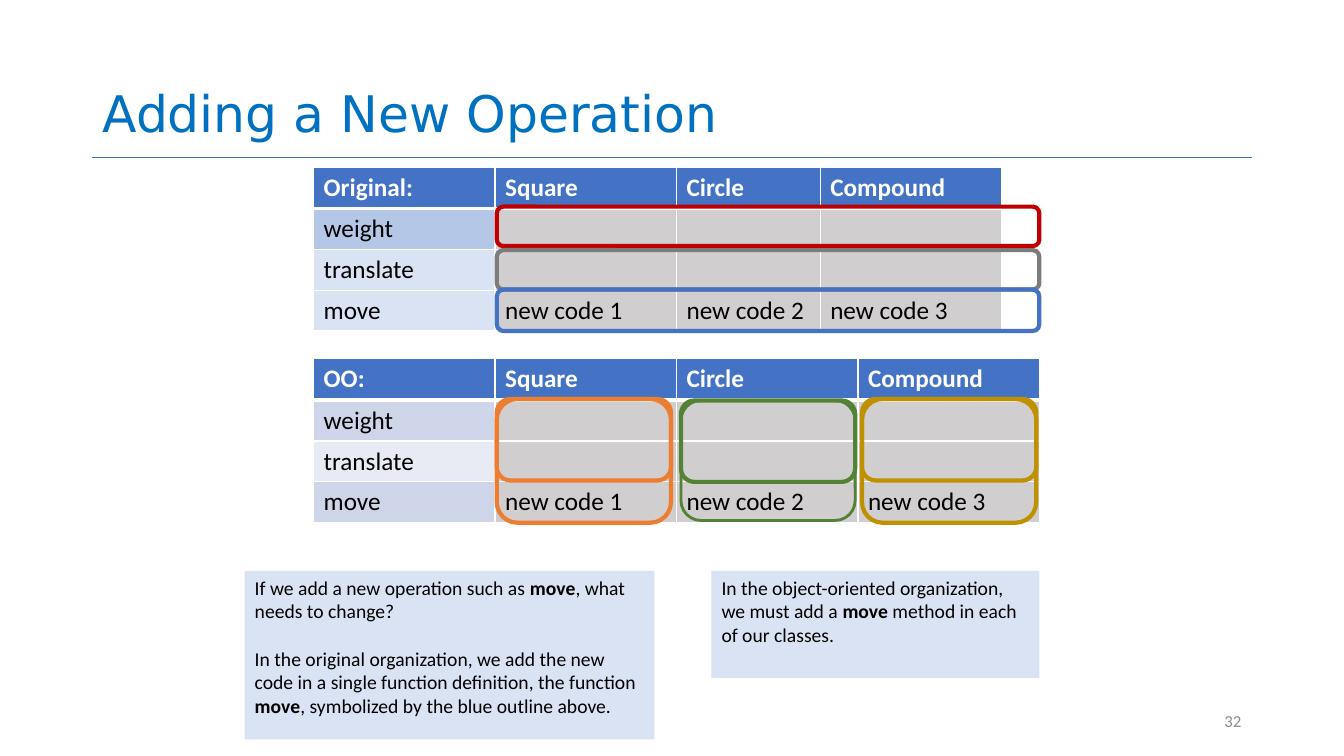
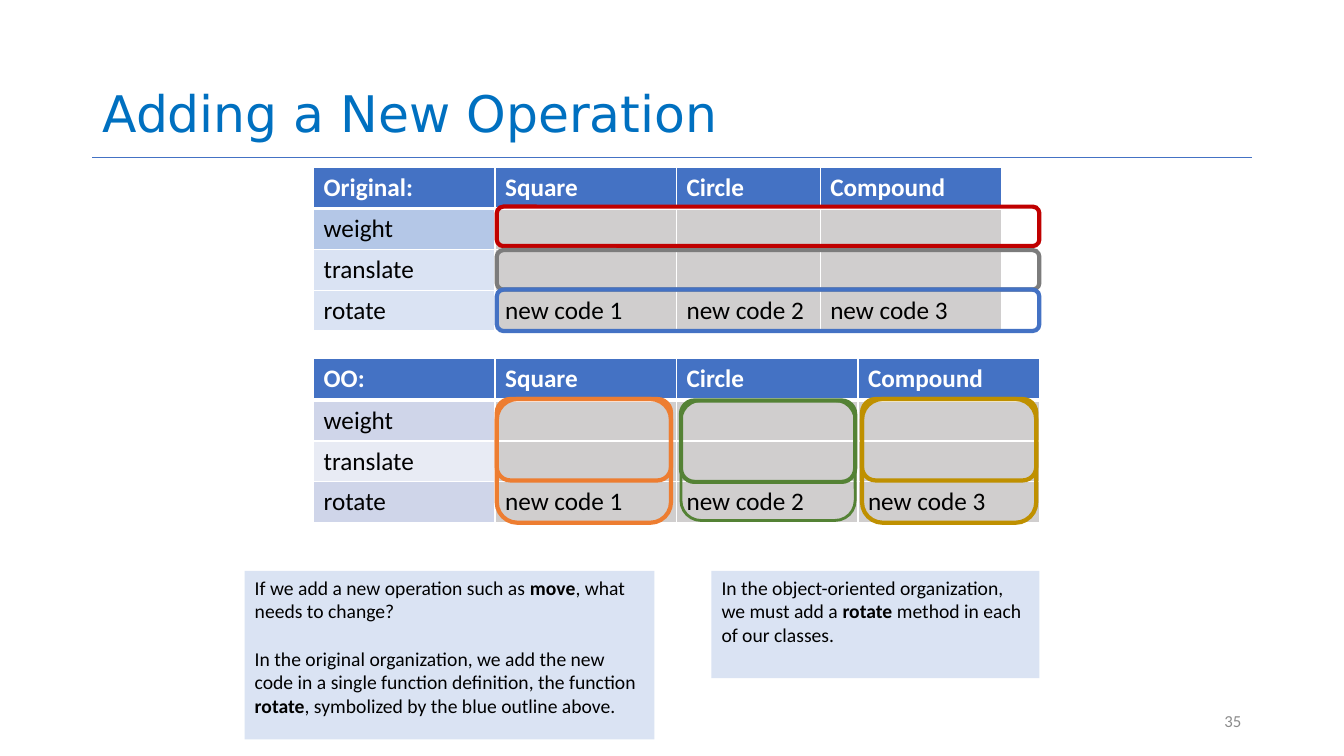
Before and after one commit to neu-se/CS4530-CS5500-Spring-2021, a slide deck: slide 35 of Slides/Lesson 1.3 Object-Oriented Principles.pptx (slide 32 before the commit). Drawn at 1344x756 pixels with LibreOffice and Linux fonts; fonts in the diff are those of the drawing. Boxes give left, top, right and bottom in pixels: in the first picture for what was removed or moved away, otherwise in the second. Text is boxed around its words. In the diff, an @@ line names an element or a change of style, - is before the commit and + after.

```diff
--- a/Slides/Lesson 1.3 Object-Oriented Principles.pptx
+++ b/Slides/Lesson 1.3 Object-Oriented Principles.pptx
@@ table at <box>314,167,1002,331</box> @@
-row 4, column 1: move
+row 4, column 1: rotate
@@ table at <box>314,358,1040,522</box> @@
-row 4, column 1: move
+row 4, column 1: rotate
@@ text in rectangle at <box>722,581,1021,642</box>: text changed @@
-In the object-oriented organization, we must add a move method in each of our classes.
+In the object-oriented organization, we must add a rotate method in each of our classes.
@@ text in rectangle at <box>255,652,635,716</box>: text changed @@
-In the original organization, we add the new code in a single function definition, the function move, symbolized by the blue outline above.
+In the original organization, we add the new code in a single function definition, the function rotate, symbolized by the blue outline above.
@@ page number at <box>1224,716,1241,727</box>: text changed @@
-32
+35
```
Also in this commit, not shown: 16 other slides changed, 3 slides added, 3 other files.
